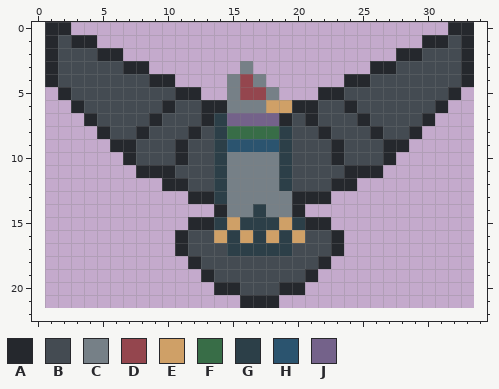
Two states of a pixel-art sprite, assets/images/included/enemy/pigeon-1/walking_1.png. The first picture shows the starting point.
The file is 33x22 pixels. The old version is drawn lined up with the new one, on the new canvas.
Palette (. is transparent): A #25282d  B #444b52  C #768087  D #94464e  E #cfa067  F #386d47  G #2c3f48  H #2b546f  J #74628a
Pixels before, first column x 1:
 0 AA.............................AA
 1 ABAA.........................AABA
 2 ABBBAA.....................AABBBA
 3 ABBBBBAA.......C.........AABBBBBA
 4 ABBBBBBBAA....CDC......AABBBBBBBA
 5 .ABBBBBBBBAA..CDDC...AABBBBBBBBA.
 6 ..ABBBBBBABBAACCCEEAABBABBBBBBA..
 7 ...ABBBBABBBAGJJJJABABBBABBBBA...
 8 ....ABBABBBABGFFFFGBBABBBABBA....
 9 .....AABBBABBGHHHHGBBBABBBAA.....
10 ......ABBBABBGCCCCGBBBABBBA......
11 .......AAABBBGCCCCGBBBBAAA.......
12 .........AABBGCCCCGBBBAA.........
13 ...........AAGCCCCCAAA...........
14 .............ACCGCCA.............
15 ...........AAGEGGGEGAA...........
16 ..........ABBEGEGEGEBBA..........
17 ..........ABBBGGGGGBBBA..........
18 ...........ABBBBBBBBBA...........
19 ............ABBBBBBBA............
20 .............AABBBAA.............
21 ...............AAA...............
Now the later version:
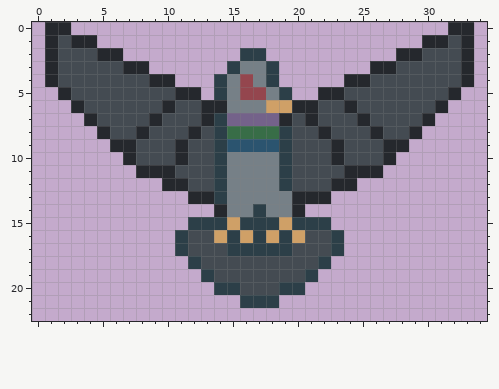
Diff:
canvas 33x22 -> 35x23, the old top-left corner now at 1,0
Changed rows in their new state; - is an unchanged pixel.
first column x 14:
 2 --GG--
 3 -G-CG-
 4 G---G-
 5 G----G
first column x 11:
15 -GG-------GG-
16 G-----------G
17 G-----------G
18 -G---------G-
19 --G-------G--
20 ---GG---GG---
21 -----GGG-----
